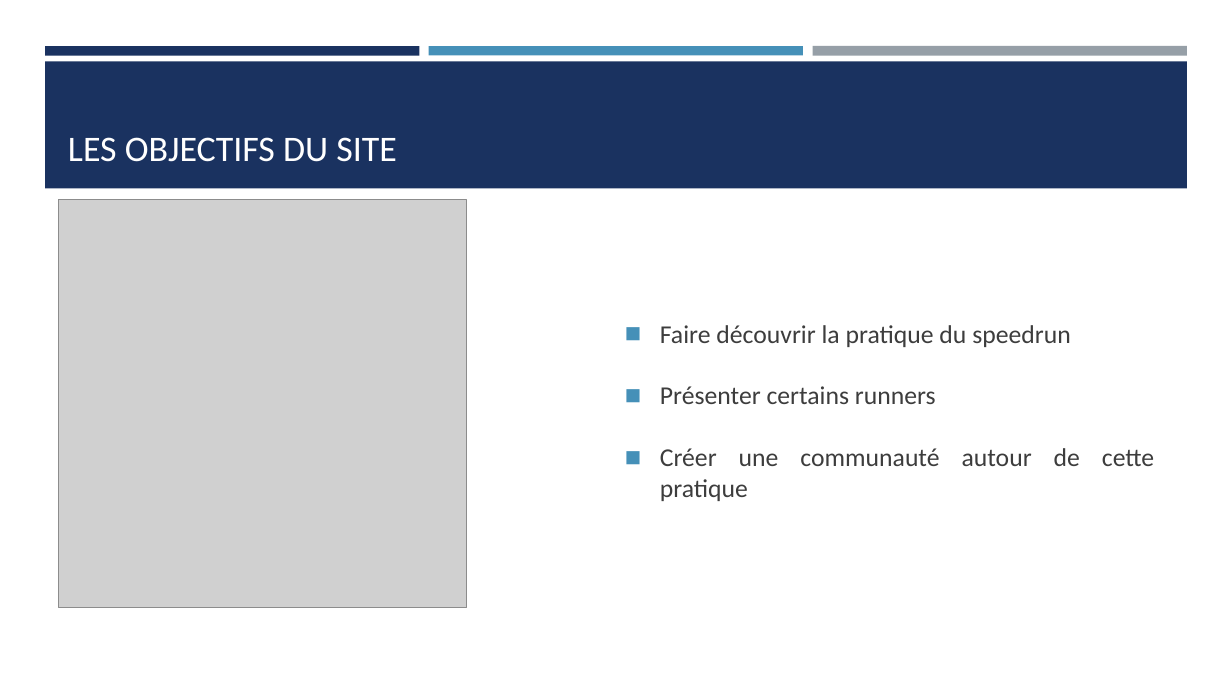
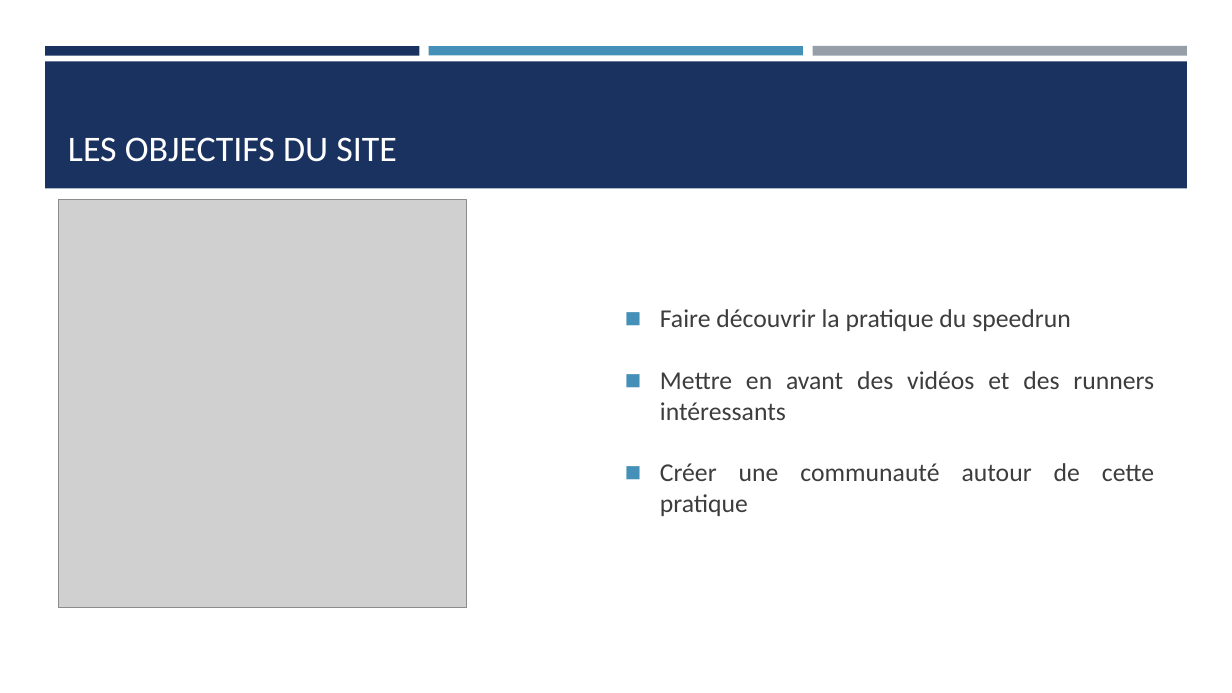
Before and after one commit to Thurtwings/WebAppProject, a slide deck: slide 4 of powerpoint point/Projet web site de Speedrun.pptx. Drawn at 1232x693 pixels with LibreOffice and Linux fonts; fonts in the diff are those of the drawing; grey boxes stand for pictures. Boxes give left, top, right and bottom in pixels: in the first picture for what was removed or moved away, otherwise in the second. Text is boxed around its words. In the diff, an @@ line names an element or a change of style, - is before the commit and + after.

```diff
--- a/powerpoint point/Projet web site de Speedrun.pptx
+++ b/powerpoint point/Projet web site de Speedrun.pptx
@@ text at box(660, 371, 1154, 420): text changed @@
-◼ Présenter certains runners
+◼ Mettre en avant des vidéos et des runners intéressants
```
Also in this commit, not shown: 4 other files.
